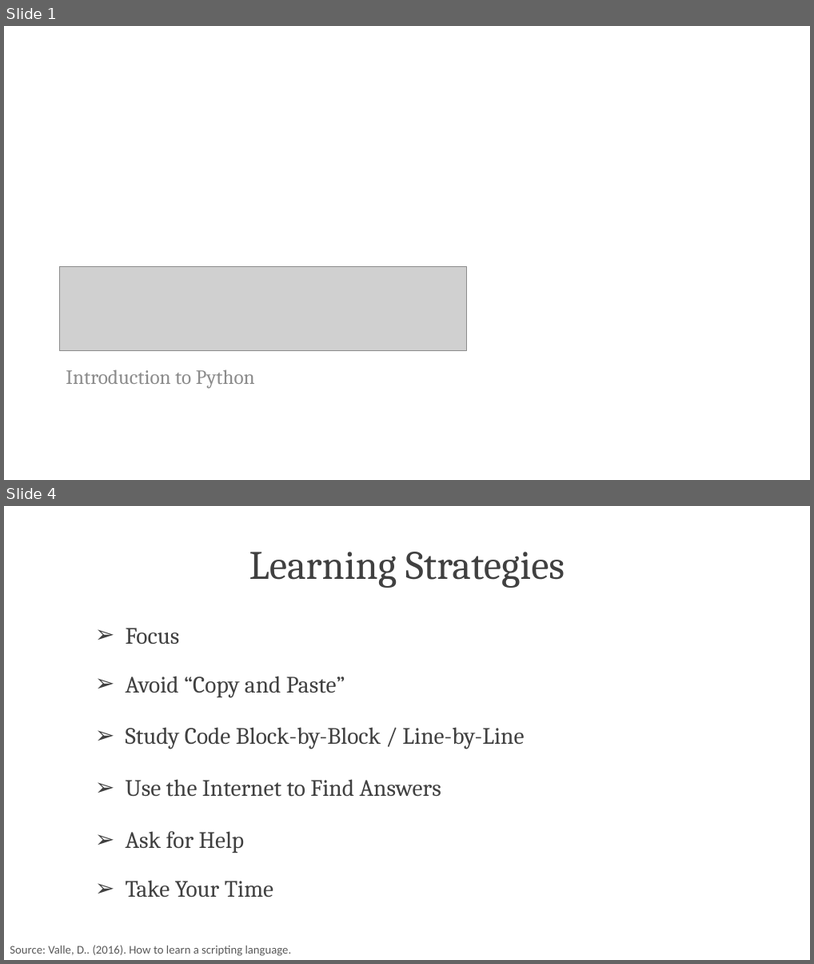
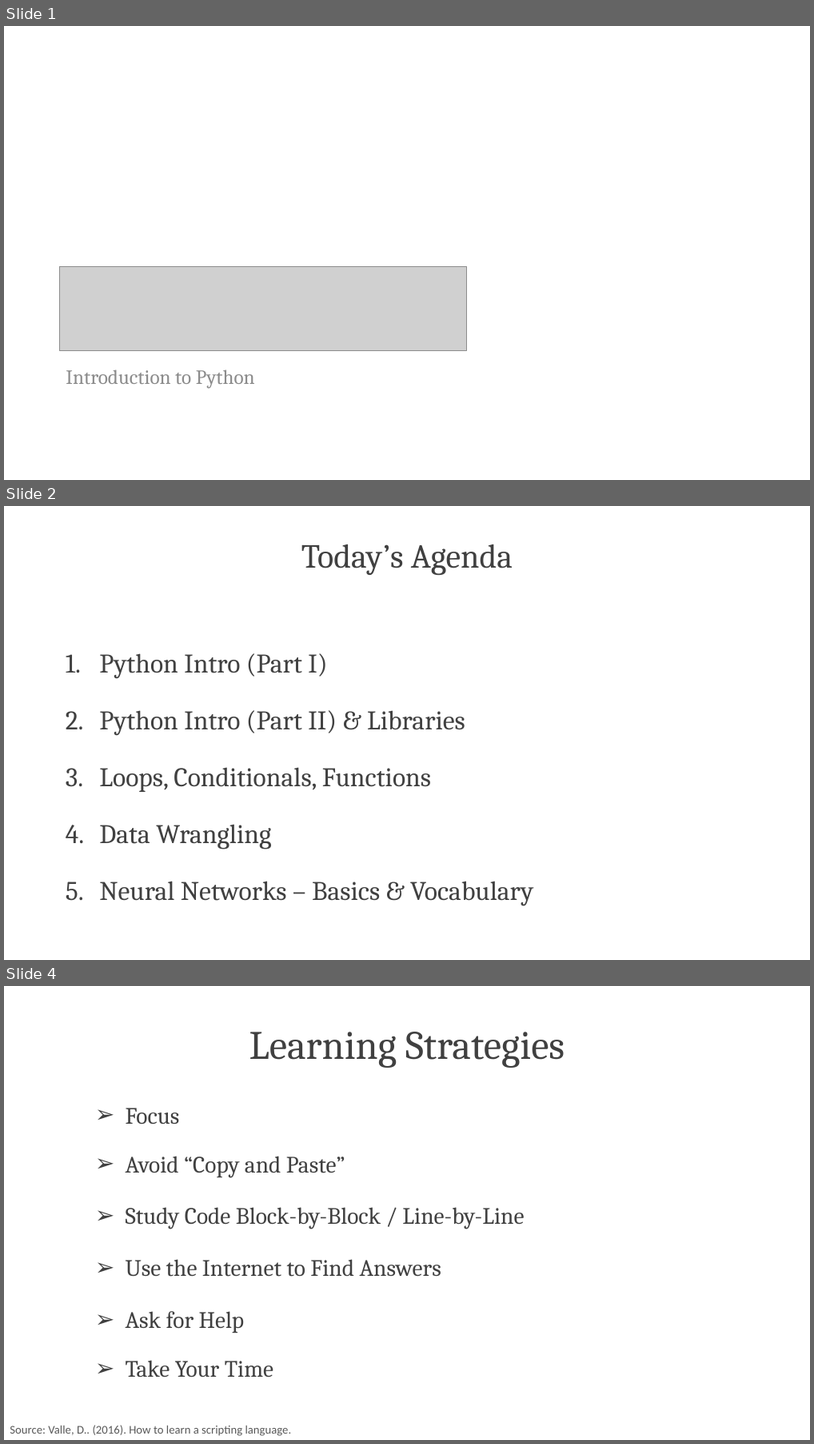
Before and after one commit to PracticumAI/python, a slide deck: presentations/01_getting_started.pptx. Shown one above the other, each under a label of ours: slides 1 and 4 before the commit, slides 1, 2 and 4 after it; the slides between them are not shown. The pictures are 814x964 and 814x1444 pixels, drawn with LibreOffice and Linux fonts; fonts in the diff are those of the drawing; grey boxes stand for pictures. Boxes give left, top, right and bottom in pixels: in the first picture for what was removed or moved away, otherwise in the second. Text is boxed around its words. In the diff, an @@ line names an element or a change of style, - is before the commit and + after.

```diff
--- a/presentations/01_getting_started.pptx
+++ b/presentations/01_getting_started.pptx
@@ slide 2 added at <box>4,506,810,960</box>, background #FFFFFF @@
@@ title added at <box>302,544,513,575</box>, 40 pt, text #404040 @@
+Today’s Agenda
@@ text added at <box>99,653,534,906</box>, 32 pt, text #404040 @@
+1. Python Intro (Part I)
+2. Python Intro (Part II) & Libraries
+3. Loops, Conditionals, Functions
+4. Data Wrangling
+5. Neural Networks – Basics & Vocabulary
```
Also in this commit, not shown: 1 slide changed, 1 other slide added, 7 slides removed, 4 other files.
